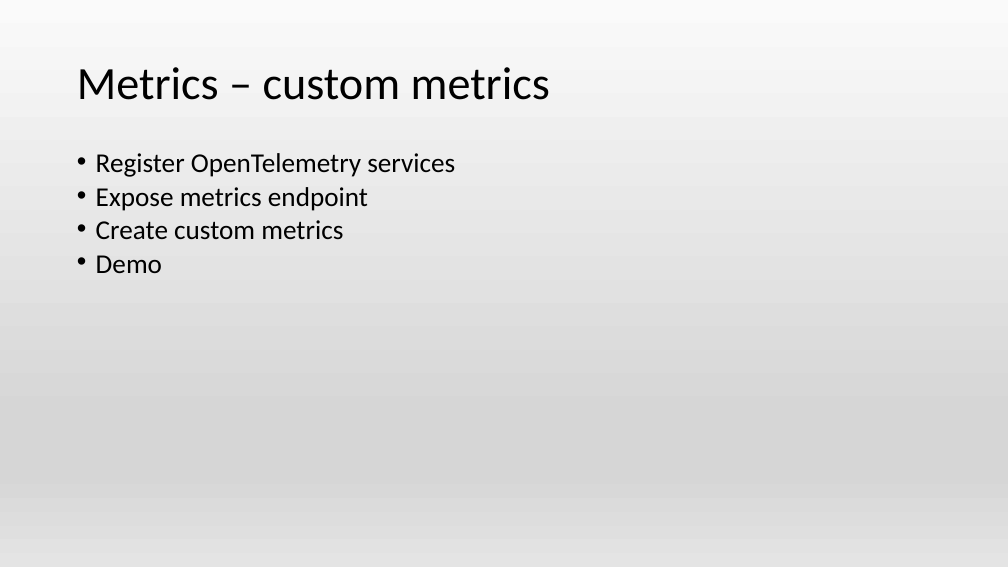
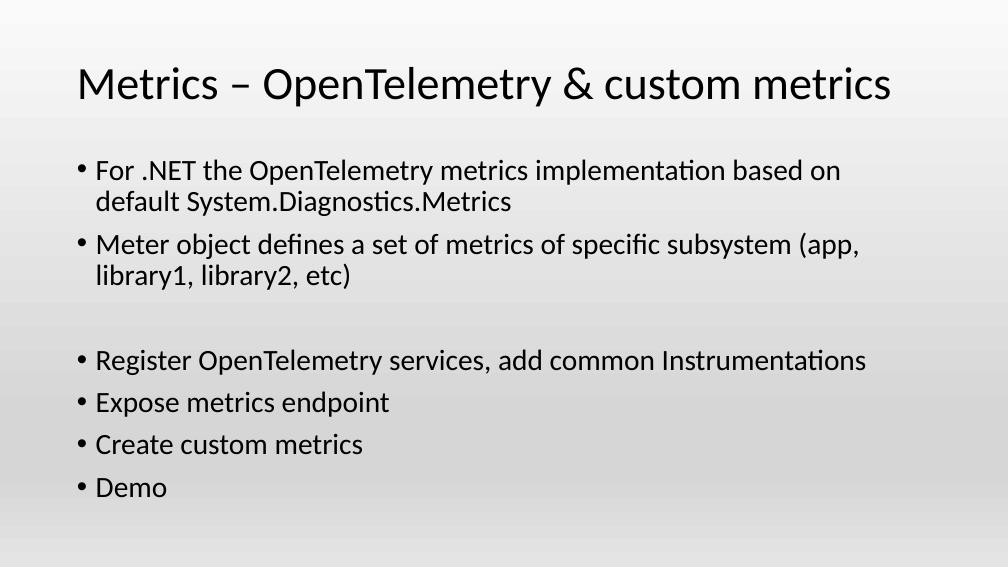
Before and after one commit to Islandskiy/observability, a slide deck: slide 16 of observability.pptx (slide 15 before the commit). Drawn at 1008x567 pixels with LibreOffice and Linux fonts; fonts in the diff are those of the drawing. Boxes give left, top, right and bottom in pixels: in the first picture for what was removed or moved away, otherwise in the second. Text is boxed around its words. In the diff, an @@ line names an element or a change of style, - is before the commit and + after.

```diff
--- a/observability.pptx
+++ b/observability.pptx
@@ title at (77,67,891,107): text changed @@
-Metrics – custom metrics
+Metrics – OpenTelemetry & custom metrics
@@ text at (96,159,867,375): text changed; size 25.9 to 28 pt @@
-• Register OpenTelemetry services
+• For .NET the OpenTelemetry metrics implementation based on default System.Diagnostics.Metrics
+• Meter object defines a set of metrics of specific subsystem (app, library1, library2, etc)
+• Register OpenTelemetry services, add common Instrumentations
@@ text at (96,391,390,497): size 25.9 to 28 pt in "Expose metrics endpoint", "Create custom metrics", "Demo"; line spacing 0.7 to 0.9 @@
```
Also in this commit, not shown: 7 other slides changed, 6 slides added, 2 slides removed, 12 other files.
